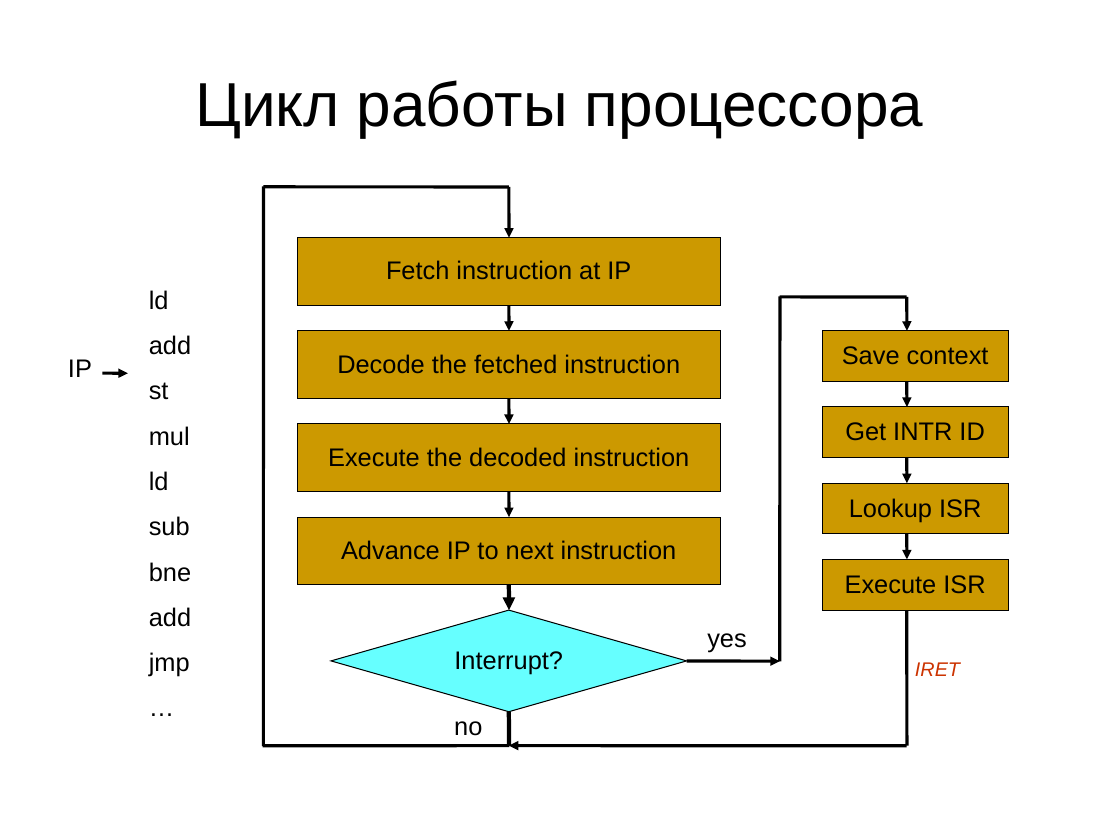
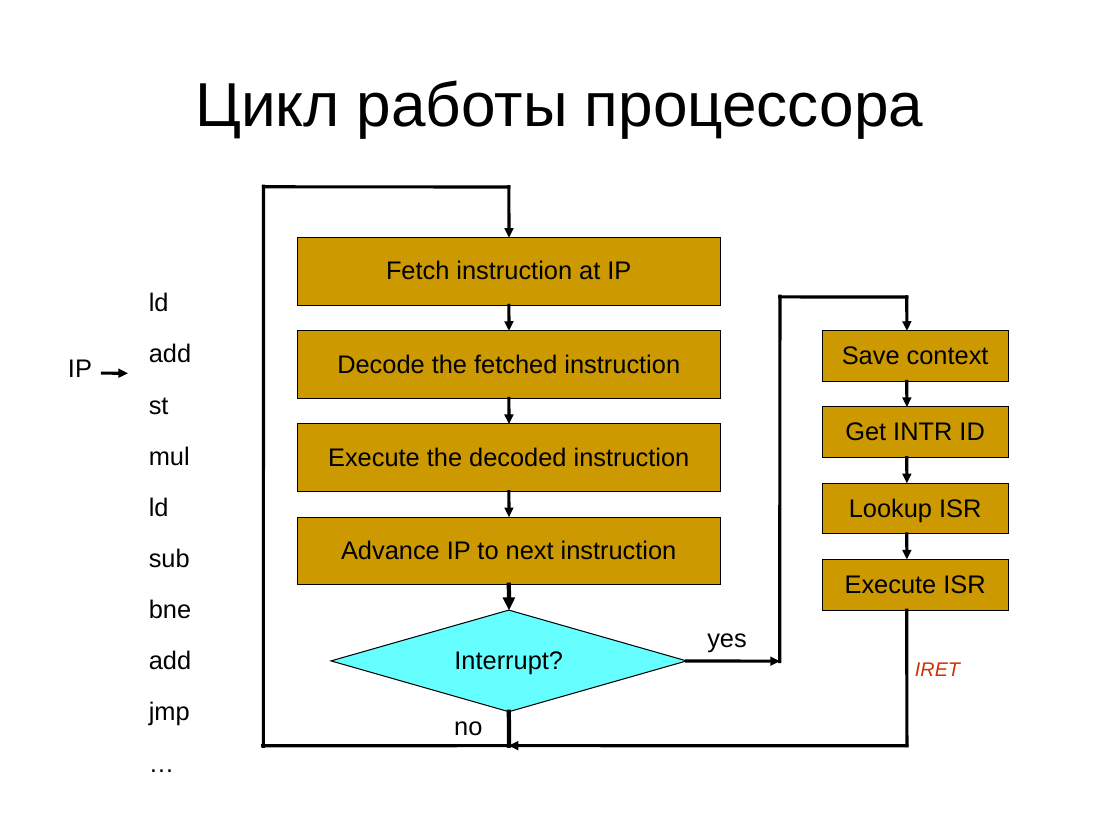
Before and after one commit to vseloved/kpi-spos, a slide deck: slide 6 of lec/2-dev/dev.ppt (slide 5 before the commit). Drawn at 1120x840 pixels with LibreOffice and Linux fonts; fonts in the diff are those of the drawing. Boxes give left, top, right and bottom in pixels: in the first picture for what was removed or moved away, otherwise in the second. Text is boxed around its words. In the diff, an @@ line names an element or a change of style, - is before the commit and + after.

```diff
--- a/lec/2-dev/dev.ppt
+++ b/lec/2-dev/dev.ppt
@@ table at <box>145,281,222,730</box> @@
@@ line spacing 0.76 to 0.72 @@
```
Also in this commit, not shown: 2 slides added, 41 other files.
